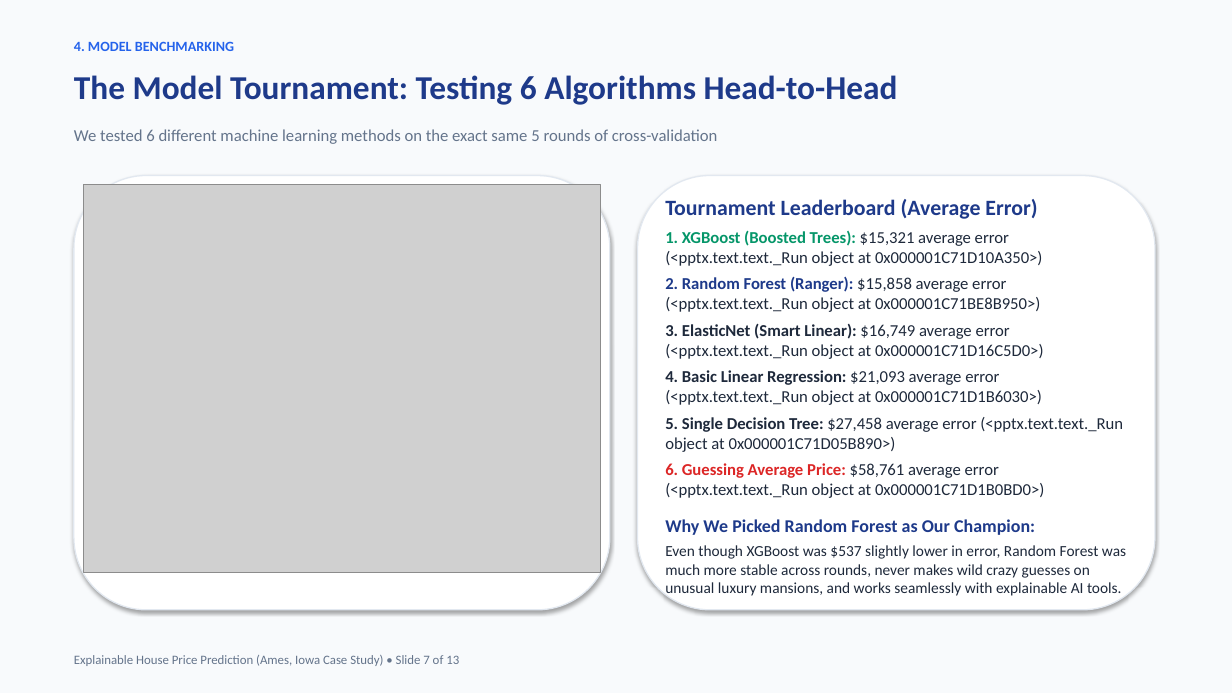
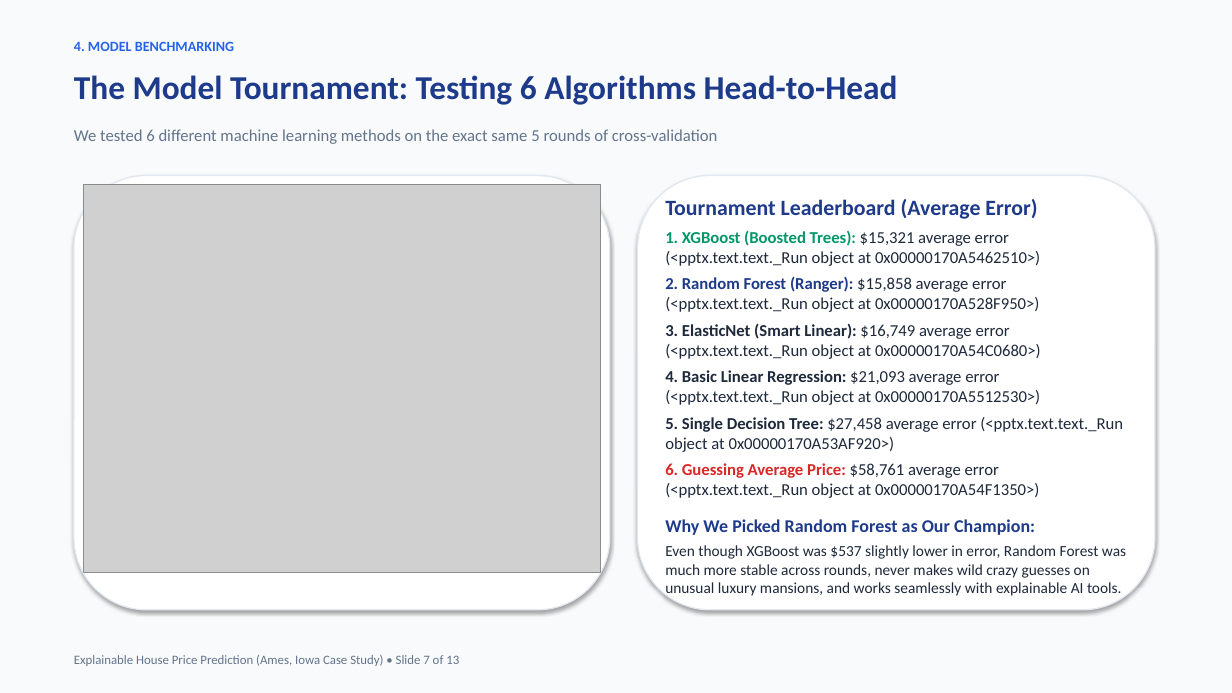
Before and after one commit to RohithBheemini/IDS-R-Project-mlr3-XAI, a slide deck: slide 7 of Explainable_House_Price_Prediction_Presentation.pptx. Drawn at 1232x693 pixels with LibreOffice and Linux fonts; fonts in the diff are those of the drawing; grey boxes stand for pictures. Boxes give left, top, right and bottom in pixels: in the first picture for what was removed or moved away, otherwise in the second. Text is boxed around its words. In the diff, an @@ line names an element or a change of style, - is before the commit and + after.

```diff
--- a/Explainable_House_Price_Prediction_Presentation.pptx
+++ b/Explainable_House_Price_Prediction_Presentation.pptx
@@ text at (665,230,1123,498): text changed @@
-1. XGBoost (Boosted Trees): $15,321 average error (<pptx.text.text._Run object at 0x000001C71D10A350>)
-2. Random Forest (Ranger): $15,858 average error (<pptx.text.text._Run object at 0x000001C71BE8B950>)
-3. ElasticNet (Smart Linear): $16,749 average error (<pptx.text.text._Run object at 0x000001C71D16C5D0>)
-4. Basic Linear Regression: $21,093 average error (<pptx.text.text._Run object at 0x000001C71D1B6030>)
-5. Single Decision Tree: $27,458 average error (<pptx.text.text._Run object at 0x000001C71D05B890>)
-6. Guessing Average Price: $58,761 average error (<pptx.text.text._Run object at 0x000001C71D1B0BD0>)
+1. XGBoost (Boosted Trees): $15,321 average error (<pptx.text.text._Run object at 0x00000170A5462510>)
+2. Random Forest (Ranger): $15,858 average error (<pptx.text.text._Run object at 0x00000170A528F950>)
+3. ElasticNet (Smart Linear): $16,749 average error (<pptx.text.text._Run object at 0x00000170A54C0680>)
+4. Basic Linear Regression: $21,093 average error (<pptx.text.text._Run object at 0x00000170A5512530>)
+5. Single Decision Tree: $27,458 average error (<pptx.text.text._Run object at 0x00000170A53AF920>)
+6. Guessing Average Price: $58,761 average error (<pptx.text.text._Run object at 0x00000170A54F1350>)
```
Also in this commit, not shown: 6 other files.
